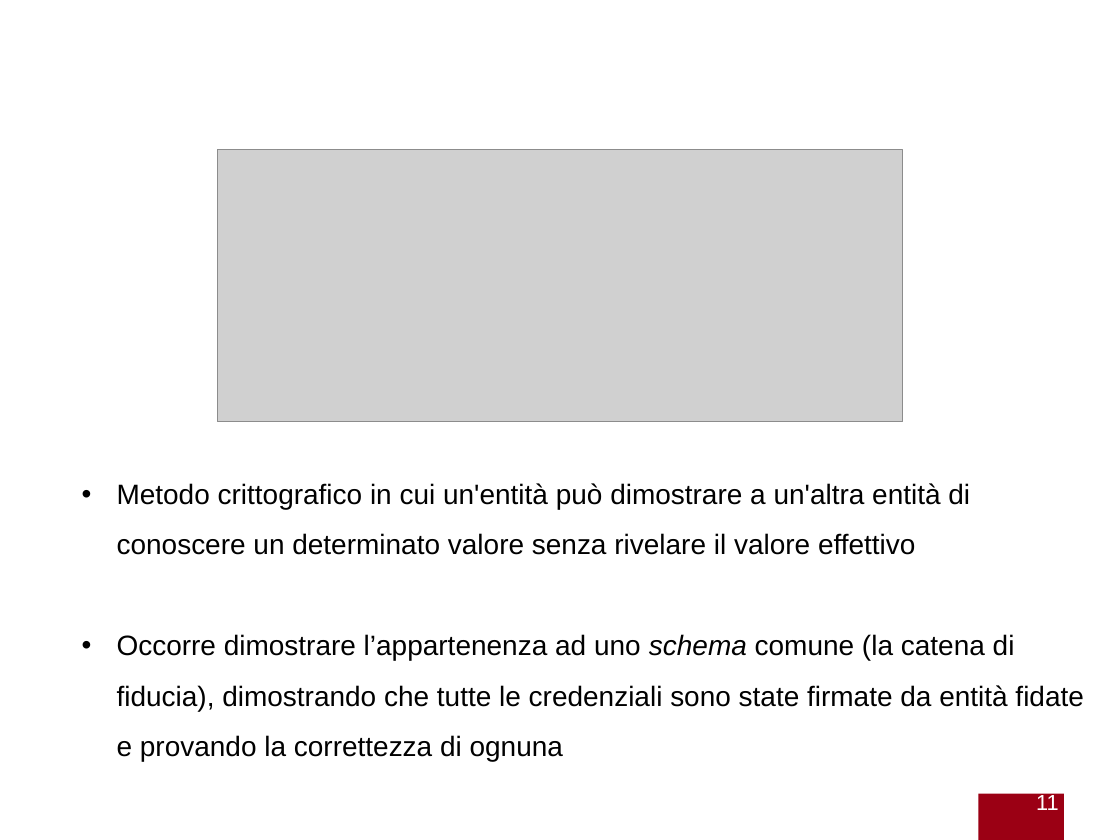
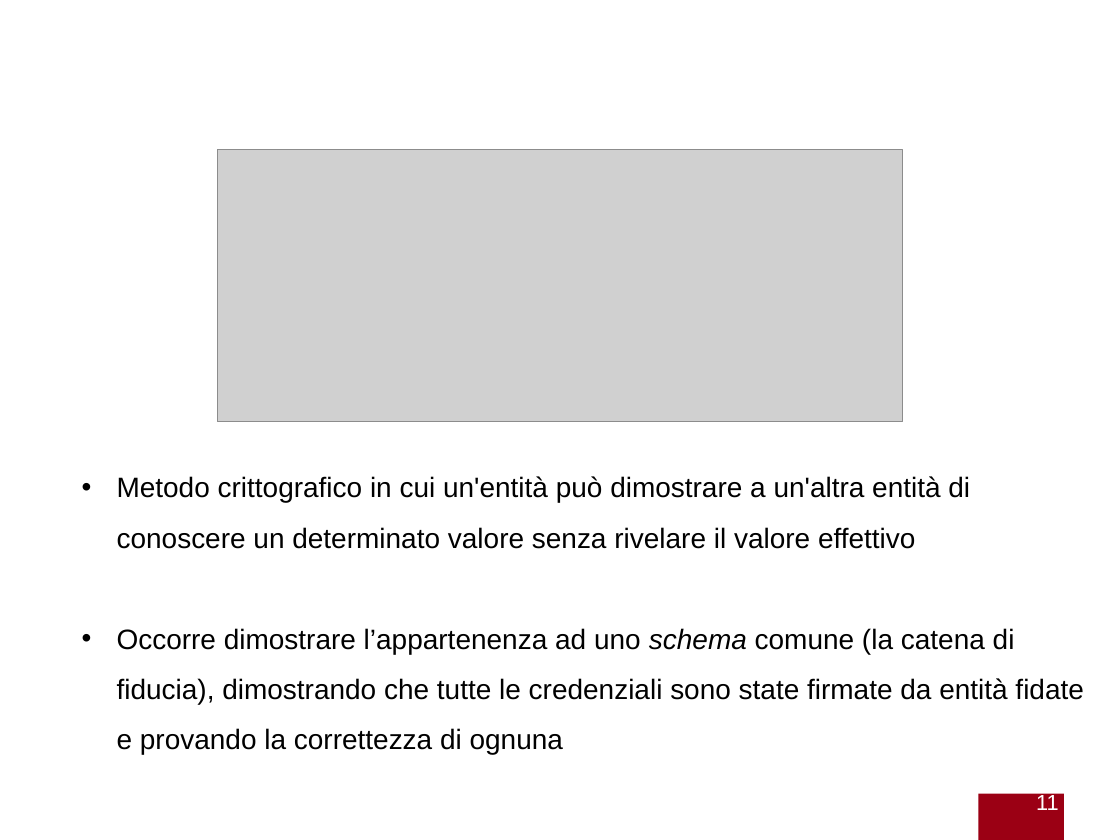
Before and after one commit to gabrielrovesti/Stage-e-Tesi-Triennale-UniPD, a slide deck: slide 11 of Presentazione/Presentazione Gabriel Rovesti.pptx. Drawn at 1120x840 pixels with LibreOffice and Linux fonts; fonts in the diff are those of the drawing; grey boxes stand for pictures; background and template pictures are left out. Boxes give left, top, right and bottom in pixels: in the first picture for what was removed or moved away, otherwise in the second. Text is boxed around its words. In the diff, an @@ line names an element or a change of style, - is before the commit and + after.

```diff
--- a/Presentazione/Presentazione Gabriel Rovesti.pptx
+++ b/Presentazione/Presentazione Gabriel Rovesti.pptx
@@ text "Metodo crittografico in cui un'entità ...": place and size @@
-text "Metodo crittografico in cui un'entità ..." at bbox=[117, 483, 1083, 761]
+text "Metodo crittografico in cui un'entità ..." at bbox=[117, 476, 1083, 754]
```
Also in this commit, not shown: 10 other slides changed, 2 other files.
